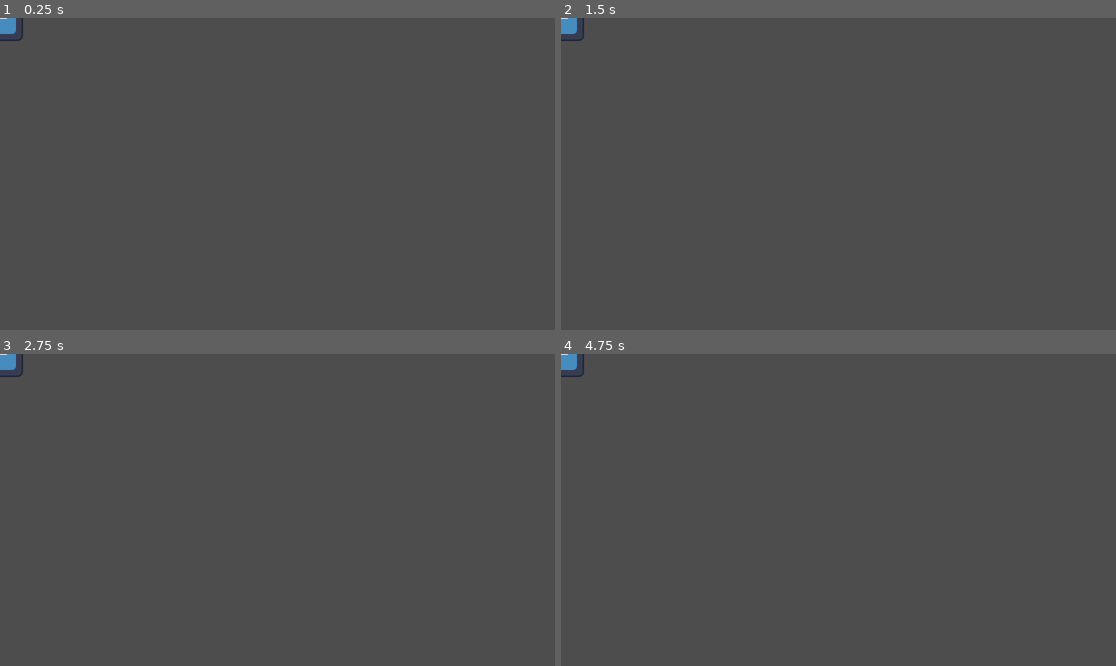
Above: before the commit, frames 1-4 (two rows, left to right).
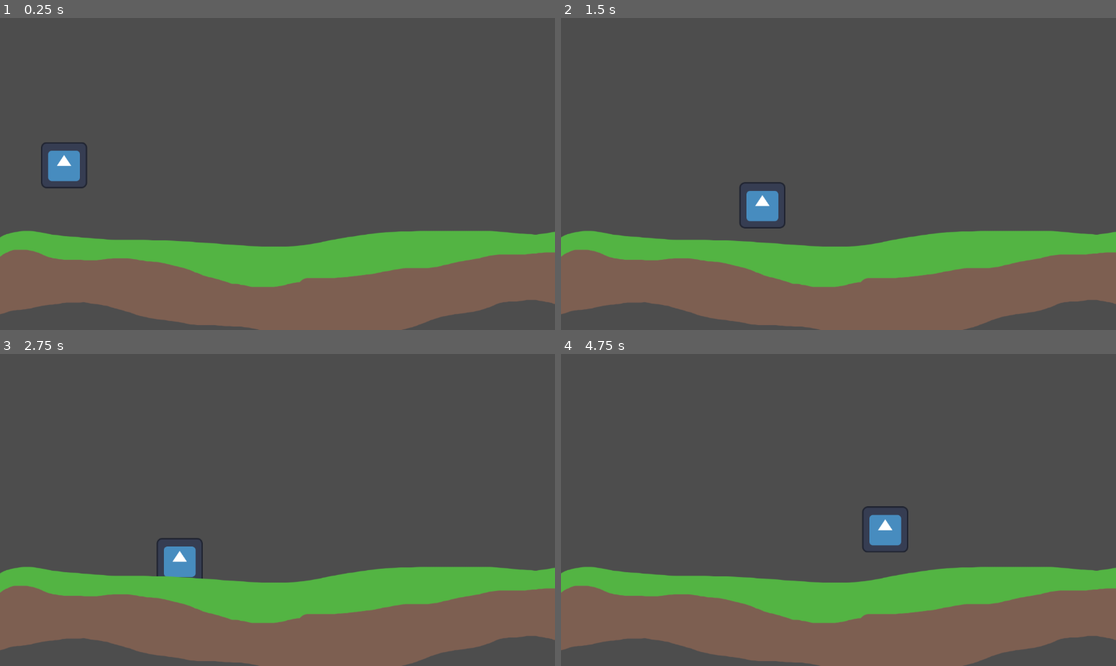
Above: after the commit, the same moments.

Repository: parneyw/platformer-2d
Game: Godot game, scene res://scenes/level.tscn
Two runs of this game, one before a commit and one after it. Both use one fixed random seed, a clock stepped at 60 frames per second and the inputs below. The engine's default icon, where the game draws it, is replaced by a stand-in: a white triangle on a blue panel in a dark square.
Inputs:
- Up to frame 1 (0.25 s): no input
- Up to frame 2 (1.5 s): tap Enter (ui_accept) at 0.5, 0.77 s; hold Right (ui_right) from 0.53 s (still down)
- Up to frame 3 (2.75 s): tap Enter (ui_accept) at 1.52 s; release Right (ui_right) at 2.03 s; hold Left (ui_left) from 2.03 s (still down)
- Up to frame 4 (4.75 s): release Left (ui_left) at 2.78 s; hold Right (ui_right) 2.78-4.28 s; tap Enter (ui_accept) at 3.02, 3.77, 4.52 s; hold Left (ui_left) from 4.28 s (still down)

The runs differ from the first frame. In frame 1, 27% of the frame differs, in the area x 0-100%, y 0-100%; in frame 2, 27%; in frame 3, 27%; in frame 4, 27%.

Commit message:
added ground to the level

Diff:
--- a/scenes/ground.tscn
+++ b/scenes/ground.tscn
@@ -1,11 +1,17 @@
-[gd_scene load_steps=2 format=3 uid="uid://br0p8kvvymac5"]
+[gd_scene load_steps=3 format=3 uid="uid://br0p8kvvymac5"]
 
-[sub_resource type="WorldBoundaryShape2D" id="WorldBoundaryShape2D_r24is"]
+[ext_resource type="Texture2D" uid="uid://du37eduwp8iuf" path="res://assets/ground.png" id="1_cifjn"]
+
+[sub_resource type="RectangleShape2D" id="RectangleShape2D_t608m"]
+size = Vector2(1162, 127.5)
 
 [node name="ground" type="StaticBody2D"]
+scale = Vector2(1, 1.35)
 
 [node name="CollisionShape2D" type="CollisionShape2D" parent="."]
-shape = SubResource("WorldBoundaryShape2D_r24is")
-one_way_collision = true
+shape = SubResource("RectangleShape2D_t608m")
 
 [node name="Sprite2D" type="Sprite2D" parent="."]
+position = Vector2(2.49999, -11.4815)
+scale = Vector2(0.544907, 0.490463)
+texture = ExtResource("1_cifjn")
--- a/scenes/level.tscn
+++ b/scenes/level.tscn
@@ -6,5 +6,7 @@
 [node name="Level" type="Node2D"]
 
 [node name="player" parent="." instance=ExtResource("1_mbmsl")]
+position = Vector2(133, 273)
 
 [node name="ground" parent="." instance=ExtResource("2_xvw58")]
+position = Vector2(578, 565)
--- a/scenes/player.tscn
+++ b/scenes/player.tscn
@@ -1,7 +1,7 @@
 [gd_scene load_steps=4 format=3 uid="uid://bk3milfndhknf"]
 
 [ext_resource type="Texture2D" uid="uid://vdqlp6u3vm56" path="res://icon.svg" id="1_aldlt"]
-[ext_resource type="Script" path="res://scenes/player.gd" id="1_sjfap"]
+[ext_resource type="Script" path="res://scripts/player.gd" id="1_sjfap"]
 
 [sub_resource type="RectangleShape2D" id="RectangleShape2D_ts4is"]
 size = Vector2(98, 98)
